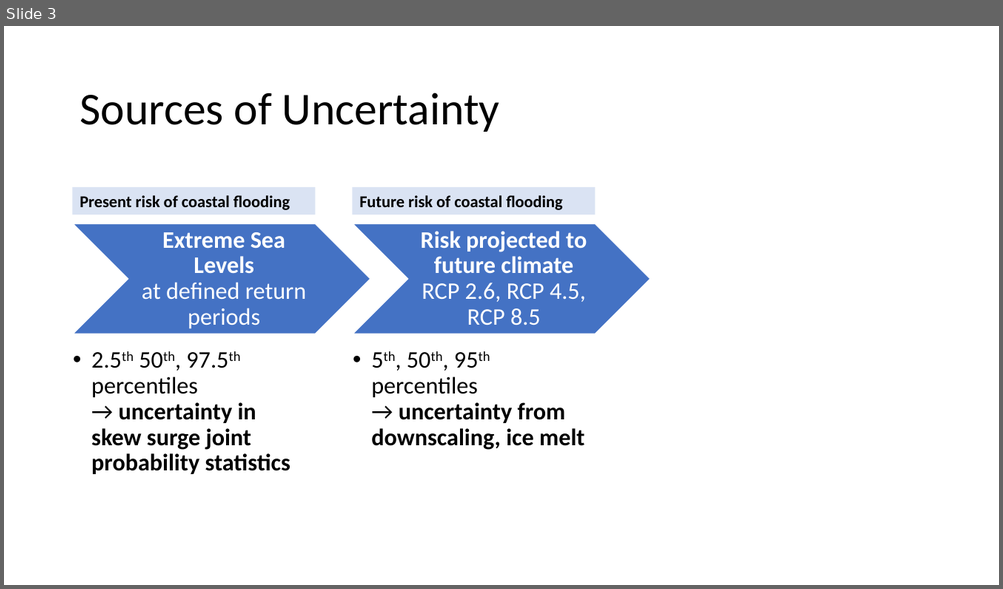
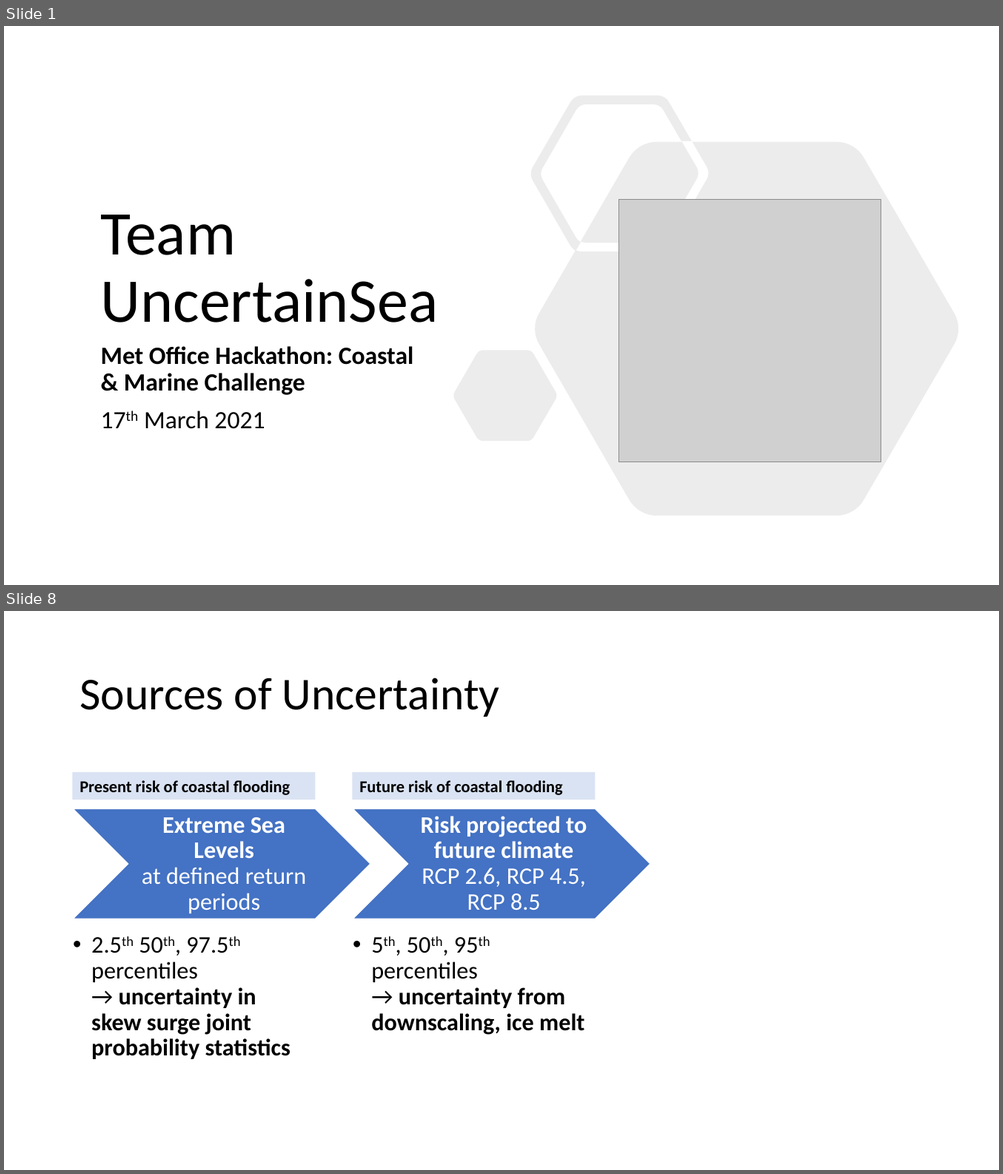
Before and after one commit to TPerkins94/UncertainSea, a slide deck: UncertainSea presentation 2021-03-17.pptx. Shown one above the other, each under a label of ours: slide 3 before the commit, slides 1 and 8 after it; the slides between them are not shown. The pictures are 1003x589 and 1003x1174 pixels, drawn with LibreOffice and Linux fonts; fonts in the diff are those of the drawing; grey boxes stand for pictures. Boxes give left, top, right and bottom in pixels: in the first picture for what was removed or moved away, otherwise in the second. Text is boxed around its words. In the diff, an @@ line names an element or a change of style, - is before the commit and + after.

```diff
--- a/UncertainSea presentation 2021-03-17.pptx
+++ b/UncertainSea presentation 2021-03-17.pptx
@@ slide 1 added at [4,26,999,585], background #FFFFFF @@
@@ freeform shape added at [454,96,959,516], fill #808080 at 15% opacity @@
@@ picture added at [619,200,882,463] @@
@@ title added at [101,215,438,323], 60 pt, text #000000 @@
+Team UncertainSea
@@ subtitle added at [101,346,414,429], 24 pt, text #000000, bold @@
+Met Office Hackathon: Coastal & Marine Challenge
+17th March 2021
@@ what was slide 3 is now slide 8 @@
```
Also in this commit, not shown: 1 slide changed, 7 other slides added, 1 slide removed.
